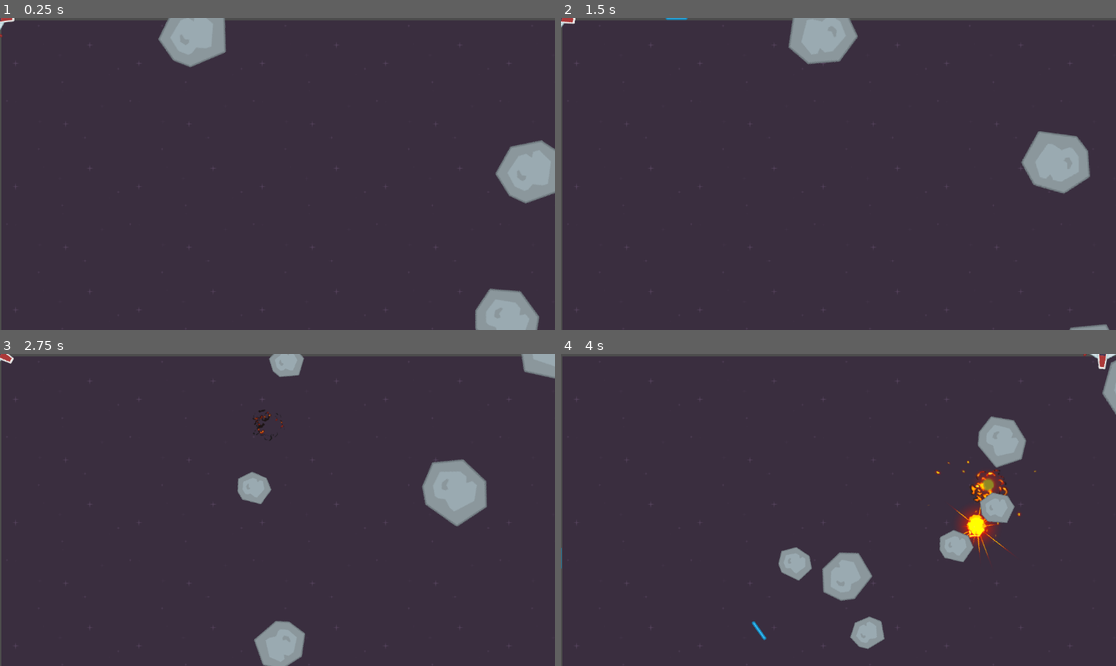
Above: before the commit, frames 1-4 (two rows, left to right).
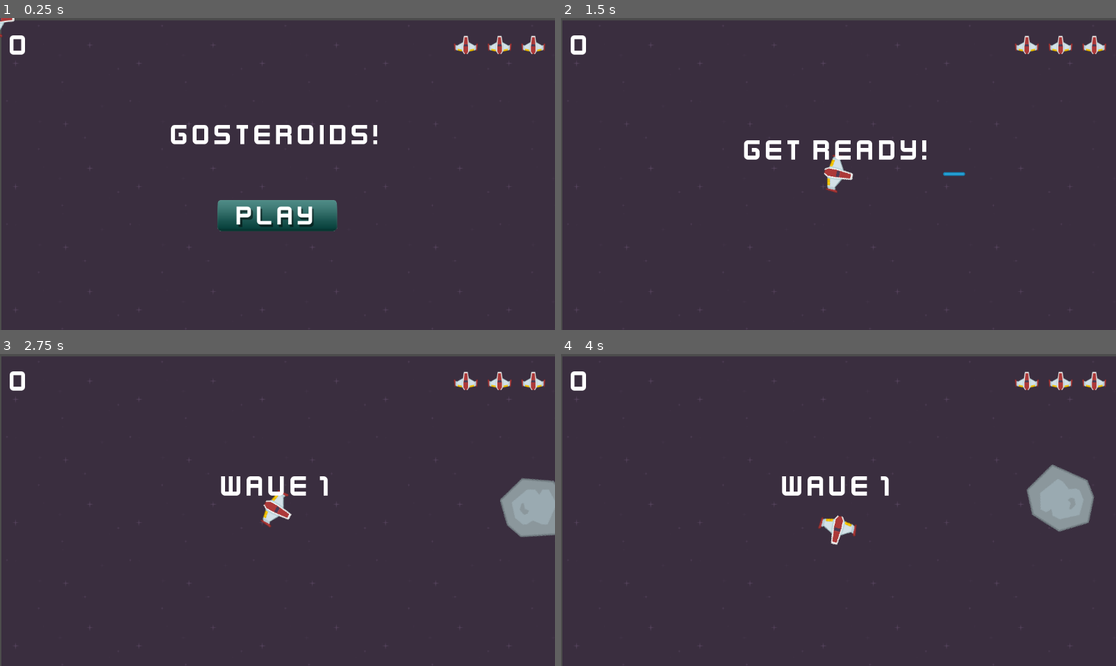
Above: after the commit, the same moments.

Repository: szmisztal/gosteroids
Game: Godot game, scene res://main.tscn
The game is run twice, just before and just after one commit, with the same random seed, the same clock (stepped at 60 frames per second) and the same inputs. This scene is started directly instead of the project's main scene.
Inputs (mouse positions are in pixels of both pictures, inside the frame that each line leads up to):
- Up to frame 1 (0.25 s): no input
- Up to frame 2 (1.5 s): click (838, 214) at 0.52 s; hold D (rotate right) from 1.28 s (still down); hold Space (shoot) from 1.28 s (still down)
- Up to frame 3 (2.75 s): release D (rotate right) at 2.03 s; release Space (shoot) at 2.03 s; hold A (rotate left) from 2.03 s (still down); tap Space (shoot) at 2.1 s
- Up to frame 4 (4 s): release A (rotate left) at 2.78 s; hold D (rotate right) 2.78-3.53 s; hold Space (shoot) 2.78-3.53 s; hold W (thrust) from 3.53 s (still down); tap Space (shoot) at 3.6 s

The runs differ from the first frame. In frame 1, 8.3% of the frame differs, in the area x 1-100%, y 0-100%; in frame 2, 5.4%; in frame 3, 7.0%; in frame 4, 8.6%, in the area x 0-100%, y 0-95%.

Commit message:
add HUD scene, and connect it with other nodes

Diff:
--- a/main.gd
+++ b/main.gd
@@ -3,11 +3,28 @@
 @export var rock_scene : PackedScene
 
 var screensize = Vector2.ZERO
+var level = 0
+var score = 0
+var playing = false
+
+func new_game():
+	get_tree().call_group("rocks", "queue_free")
+	level = 0
+	score = 0
+	$HUD.update_score(score)
+	$HUD.show_message("Get Ready!")
+	$Player.reset()
+	await $HUD/Timer.timeout
+	playing = true
+
+func new_level():
+	level += 1
+	$HUD.show_message("Wave %s" % level)
+	for i in level:
+		spawn_rock(4)
 
 func _ready():
 	screensize = get_viewport().get_visible_rect().size
-	for i in 3:
-		spawn_rock(4)
 
 func spawn_rock(size, pos=null, vel=null):
 	if pos == null:
@@ -29,3 +46,16 @@
 		var newpos = pos + dir * radius
 		var newvel = dir * vel.length() * 1.1
 		spawn_rock(size - 1, newpos, newvel)
+
+func _process(delta: float) -> void:
+	if not playing:
+		return
+	if get_tree().get_nodes_in_group("rocks").size() == 0:
+		new_level()
+
+func _on_hud_start_game() -> void:
+	new_game()
+
+func game_over():
+	playing = false
+	$HUD.game_over()
--- a/main.tscn
+++ b/main.tscn
@@ -1,9 +1,10 @@
-[gd_scene load_steps=6 format=3 uid="uid://bwbl8eco0b2ra"]
+[gd_scene load_steps=7 format=3 uid="uid://bwbl8eco0b2ra"]
 
 [ext_resource type="Script" uid="uid://cwt2fgwch7kuj" path="res://main.gd" id="1_1bvp3"]
 [ext_resource type="Texture2D" uid="uid://c10gh5e7vvuu" path="res://assets/darkPurple_background.png" id="1_ig7tw"]
 [ext_resource type="PackedScene" uid="uid://cqkva7r36g35b" path="res://rock/rock.tscn" id="2_lquwl"]
 [ext_resource type="PackedScene" uid="uid://bpuqirrvyvrna" path="res://player/player.tscn" id="4_7mycd"]
+[ext_resource type="PackedScene" uid="uid://y4w64dbm1qkh" path="res://misc/hud.tscn" id="5_lquwl"]
 
 [sub_resource type="Curve2D" id="Curve2D_ig7tw"]
 _data = {
@@ -32,3 +33,8 @@
 position = Vector2(24, 32)
 
 [node name="Player" parent="." instance=ExtResource("4_7mycd")]
+
+[node name="HUD" parent="." instance=ExtResource("5_lquwl")]
+
+[connection signal="lives_changed" from="Player" to="HUD" method="update_lives"]
+[connection signal="start_game" from="HUD" to="." method="_on_hud_start_game"]
--- a/misc/explosion.tscn
+++ b/misc/explosion.tscn
@@ -1,6 +1,21 @@
 [gd_scene load_steps=5 format=3 uid="uid://cx27rctbwgwqm"]
 
 [ext_resource type="Texture2D" uid="uid://bi05lkxuyplep" path="res://assets/explosion.png" id="1_e6d5g"]
+
+[sub_resource type="Animation" id="Animation_f536c"]
+length = 0.001
+tracks/0/type = "value"
+tracks/0/imported = false
+tracks/0/enabled = true
+tracks/0/path = NodePath(".:frame")
+tracks/0/interp = 1
+tracks/0/loop_wrap = true
+tracks/0/keys = {
+"times": PackedFloat32Array(0),
+"transitions": PackedFloat32Array(1),
+"update": 1,
+"values": [63]
+}
 
 [sub_resource type="Animation" id="Animation_u1cei"]
 resource_name = "explosion"
@@ -19,21 +34,6 @@
 "values": [0, 63]
 }
 
-[sub_resource type="Animation" id="Animation_f536c"]
-length = 0.001
-tracks/0/type = "value"
-tracks/0/imported = false
-tracks/0/enabled = true
-tracks/0/path = NodePath(".:frame")
-tracks/0/interp = 1
-tracks/0/loop_wrap = true
-tracks/0/keys = {
-"times": PackedFloat32Array(0),
-"transitions": PackedFloat32Array(1),
-"update": 1,
-"values": [63]
-}
-
 [sub_resource type="AnimationLibrary" id="AnimationLibrary_v8xmu"]
 _data = {
 &"RESET": SubResource("Animation_f536c"),
--- /dev/null
+++ b/misc/hud.gd
@@ -0,0 +1,33 @@
+extends CanvasLayer
+
+signal start_game
+
+@onready var lives_counter = $MarginContainer/HBoxContainer/LivesCounter.get_children()
+@onready var score_label = $MarginContainer/HBoxContainer/ScoreLabel
+@onready var message = $VBoxContainer/Message
+@onready var start_button = $VBoxContainer/StartButton
+
+func show_message(text):
+	message.text = text
+	message.show()
+	$Timer.start()
+
+func update_score(value):
+	score_label.text = str(value)
+
+func update_lives(value):
+	for item in 3:
+		lives_counter[item].visible = value > item
+
+func game_over():
+	show_message("Game Over")
+	await $Timer.timeout
+	start_button.show()
+
+func _on_start_button_pressed():
+	start_button.hide()
+	start_game.emit()
+
+func _on_timer_timeout():
+	message.hide()
+	message.text = ""
--- /dev/null
+++ b/misc/hud.tscn
@@ -0,0 +1,83 @@
+[gd_scene load_steps=6 format=3 uid="uid://y4w64dbm1qkh"]
+
+[ext_resource type="FontFile" uid="uid://obddvqds1c38" path="res://assets/kenvector_future_thin.ttf" id="1_uesgw"]
+[ext_resource type="Script" uid="uid://bwqkb6ryesm62" path="res://misc/hud.gd" id="1_vwhqq"]
+[ext_resource type="Texture2D" uid="uid://bl45sk8btcyxg" path="res://assets/player_small.png" id="2_vwhqq"]
+[ext_resource type="Texture2D" uid="uid://kddih4yqgbum" path="res://assets/play_button.png" id="3_d0r5g"]
+[ext_resource type="Texture2D" uid="uid://dv6cccyp7jfii" path="res://assets/play_button_h.png" id="4_ofhwj"]
+
+[node name="HUD" type="CanvasLayer"]
+script = ExtResource("1_vwhqq")
+
+[node name="Timer" type="Timer" parent="."]
+wait_time = 2.0
+one_shot = true
+
+[node name="MarginContainer" type="MarginContainer" parent="."]
+anchors_preset = 10
+anchor_right = 1.0
+offset_bottom = 23.0
+grow_horizontal = 2
+theme_override_constants/margin_left = 20
+theme_override_constants/margin_top = 20
+theme_override_constants/margin_right = 20
+theme_override_constants/margin_bottom = 20
+
+[node name="HBoxContainer" type="HBoxContainer" parent="MarginContainer"]
+layout_mode = 2
+
+[node name="ScoreLabel" type="Label" parent="MarginContainer/HBoxContainer"]
+layout_mode = 2
+size_flags_horizontal = 3
+theme_override_fonts/font = ExtResource("1_uesgw")
+theme_override_font_sizes/font_size = 64
+text = "0"
+
+[node name="LivesCounter" type="HBoxContainer" parent="MarginContainer/HBoxContainer"]
+layout_mode = 2
+theme_override_constants/separation = 20
+
+[node name="L1" type="TextureRect" parent="MarginContainer/HBoxContainer/LivesCounter"]
+layout_mode = 2
+texture = ExtResource("2_vwhqq")
+stretch_mode = 5
+
+[node name="L2" type="TextureRect" parent="MarginContainer/HBoxContainer/LivesCounter"]
+layout_mode = 2
+texture = ExtResource("2_vwhqq")
+stretch_mode = 5
+
+[node name="L3" type="TextureRect" parent="MarginContainer/HBoxContainer/LivesCounter"]
+layout_mode = 2
+texture = ExtResource("2_vwhqq")
+stretch_mode = 5
+
+[node name="VBoxContainer" type="VBoxContainer" parent="."]
+anchors_preset = 8
+anchor_left = 0.5
+anchor_top = 0.5
+anchor_right = 0.5
+anchor_bottom = 0.5
+offset_left = -210.5
+offset_top = -86.0
+offset_right = 210.5
+offset_bottom = 86.0
+grow_horizontal = 2
+grow_vertical = 2
+theme_override_constants/separation = 100
+
+[node name="Message" type="Label" parent="VBoxContainer"]
+layout_mode = 2
+theme_override_fonts/font = ExtResource("1_uesgw")
+theme_override_font_sizes/font_size = 64
+text = "GOSTEROIDS!"
+horizontal_alignment = 1
+
+[node name="StartButton" type="TextureButton" parent="VBoxContainer"]
+layout_mode = 2
+size_flags_horizontal = 4
+texture_normal = ExtResource("3_d0r5g")
+texture_hover = ExtResource("4_ofhwj")
+
+[connection signal="timeout" from="Timer" to="." method="_on_timer_timeout"]
+[connection signal="pressed" from="VBoxContainer/StartButton" to="." method="_on_start_button_pressed"]
--- a/player/player.gd
+++ b/player/player.gd
@@ -1,4 +1,10 @@
 extends RigidBody2D
+
+signal lives_changed
+signal dead
+
+var reset_pos = false
+var lives = 0: set = set_lives
 
 enum {INIT, ALIVE, INVULNERABLE, DEAD}
 var state = INIT
@@ -12,6 +18,20 @@
 var thrust = Vector2.ZERO
 var rotation_dir = 0
 var screensize = Vector2.ZERO
+
+func set_lives(value):
+	lives = value
+	lives_changed.emit(lives)
+	if lives <= 0:
+		change_state(DEAD)
+	else:
+		change_state(INVULNERABLE)
+
+func reset():
+	reset_pos = true
+	$Sprite2D.show()
+	lives = 3
+	change_state(ALIVE)
 
 func change_state(new_state):
 	match new_state:
@@ -60,5 +80,9 @@
 	new_transform.origin.y = wrapf(new_transform.origin.y, 0, screensize.y)
 	physics_state.transform = new_transform
 
+	if reset_pos:
+		physics_state.transform.origin = screensize / 2
+		reset_pos = false
+
 func _on_gun_cooldown_timeout():
 	can_shoot = true
Not shown, added: misc/hud.gd.uid
